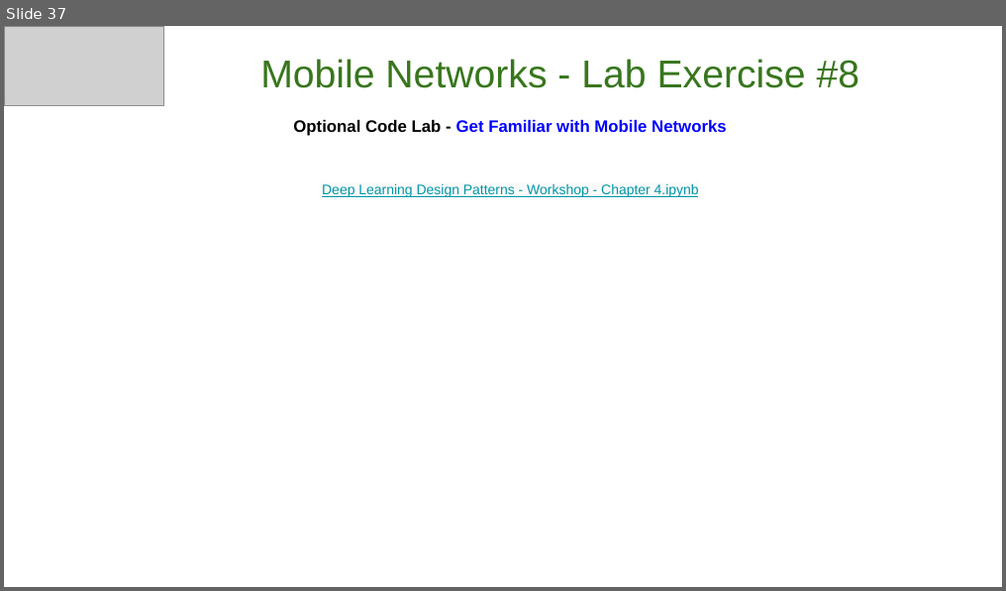
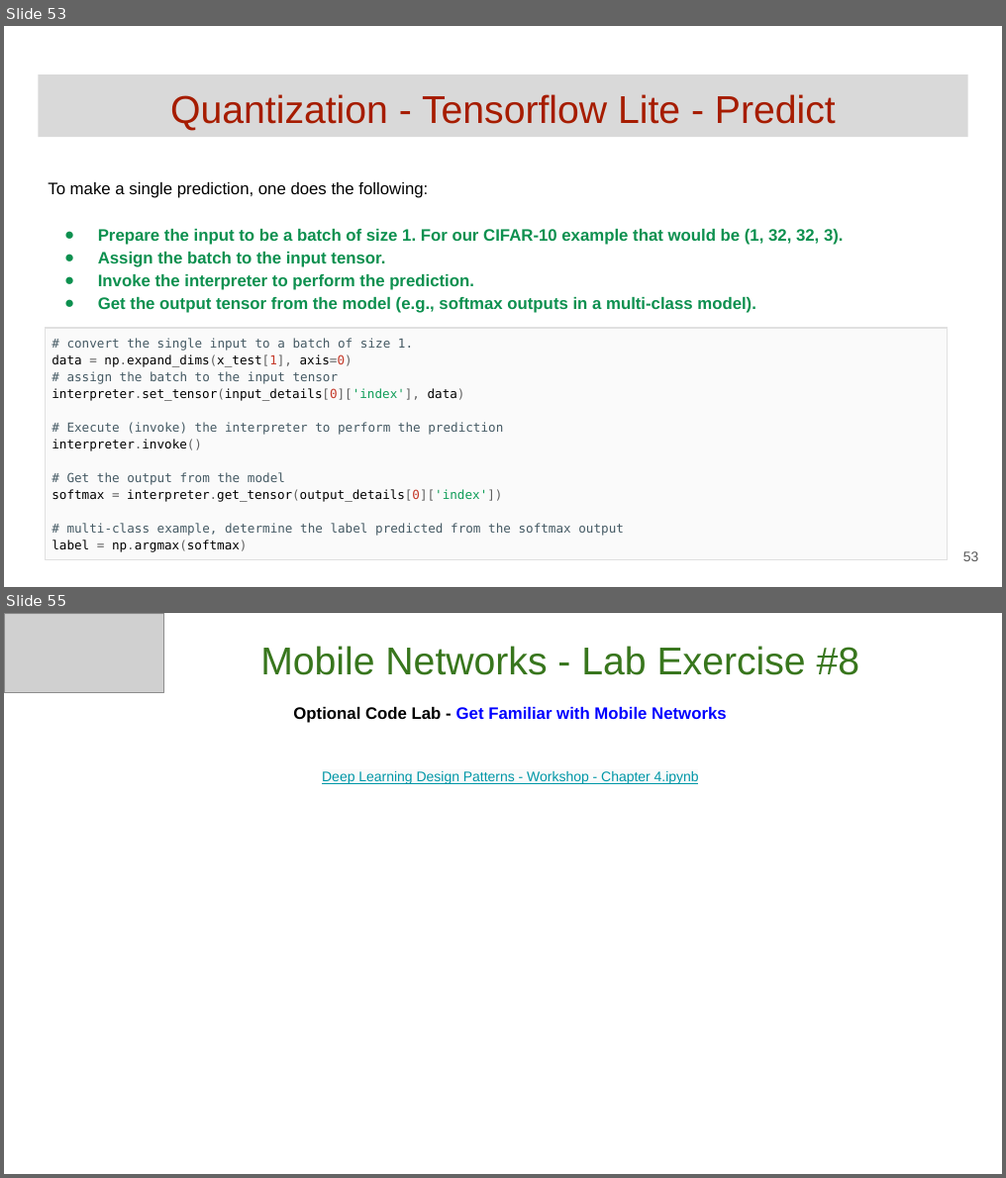
Before and after one commit to GoogleCloudPlatform/keras-idiomatic-programmer, a slide deck: books/deep-learning-design-patterns/Workshops/Junior/Deep Learning Design Patterns - Workshop - Chapter 4.pptx. Shown one above the other, each under a label of ours: slide 37 before the commit, slides 53 and 55 after it; the slides between them are not shown. The pictures are 1006x591 and 1006x1178 pixels, drawn with LibreOffice and Linux fonts; fonts in the diff are those of the drawing; grey boxes stand for pictures. Boxes give left, top, right and bottom in pixels: in the first picture for what was removed or moved away, otherwise in the second. Text is boxed around its words. In the diff, an @@ line names an element or a change of style, - is before the commit and + after.

```diff
--- a/books/deep-learning-design-patterns/Workshops/Junior/Deep Learning Design Patterns - Workshop - Chapter 4.pptx
+++ b/books/deep-learning-design-patterns/Workshops/Junior/Deep Learning Design Patterns - Workshop - Chapter 4.pptx
@@ slide 53 added at [4,26,1002,587], background #FFFFFF @@
@@ title added at [38,75,968,138], fill #D9D9D9, 28 pt, text #A61C00 @@
+Quantization - Tensorflow Lite - Predict
@@ text added at [48,182,844,313], 12 pt, text #0D904F, bold @@
+To make a single prediction, one does the following:
+● Prepare the input to be a batch of size 1. For our CIFAR-10 example that would be (1, 32, 32, 3).
+● Assign the batch to the input tensor.
+● Invoke the interpreter to perform the prediction.
+● Get the output tensor from the model (e.g., softmax outputs in a multi-class model).
@@ table added at [45,328,947,587], 1 rows, 1 columns @@
+# convert the single input to a batch of size 1. / data = np.expand_dims(x_test[1], axis=0) / # assign the batch to the input tensor / interpreter.set_tensor(input_details[0]['index'], data) / # Execute (invoke) the interpreter to perform the prediction / interpreter.invoke() / # Get the output from the model / softmax = interpreter.get_tensor(output_details[0]['index']) / # multi-class example, determine the label predicted from the softmax output / label = np.argmax(softmax)
@@ page number added at [963,552,979,562], 10 pt, text #595959 @@
+53
@@ what was slide 37 is now slide 55 @@
```
Also in this commit, not shown: 1 slide changed, 17 other slides added.
